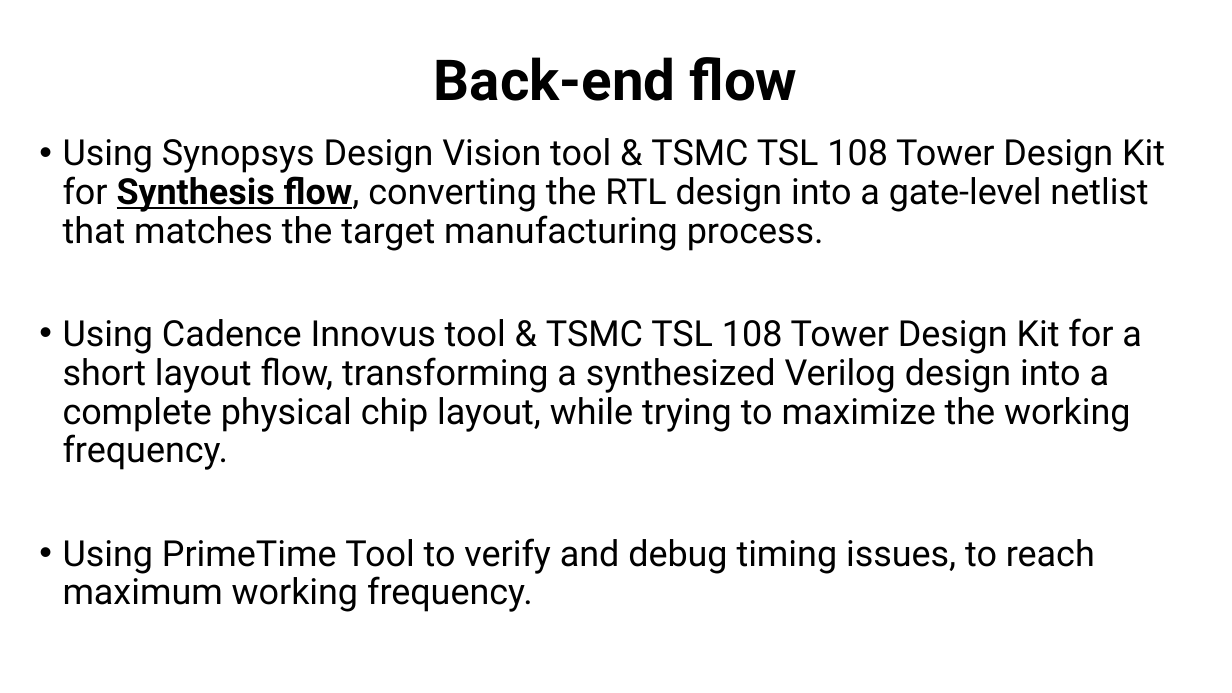
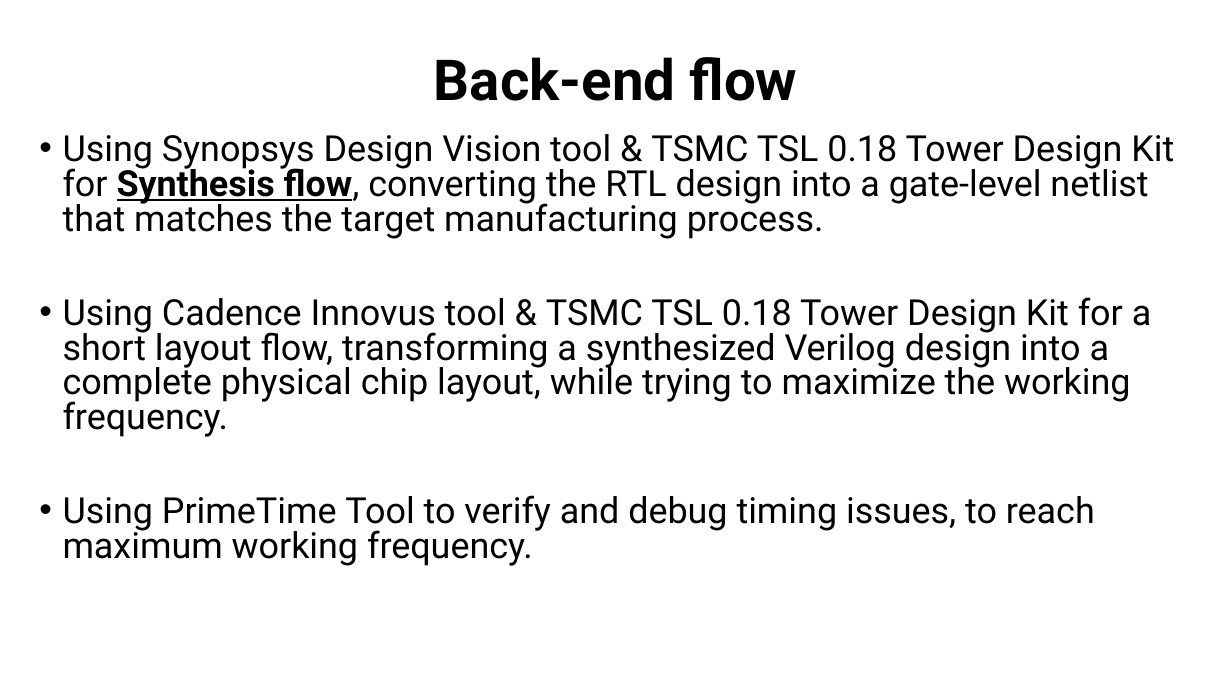
Before and after one commit to muhammad0bi/044169_project_B, a slide deck: slide 14 of Presintaions and Reports/Final presentaion VLSI project 7880.pptx. Drawn at 1232x693 pixels with LibreOffice and Linux fonts; fonts in the diff are those of the drawing. Boxes give left, top, right and bottom in pixels: in the first picture for what was removed or moved away, otherwise in the second. Text is boxed around its words. In the diff, an @@ line names an element or a change of style, - is before the commit and + after.

```diff
--- a/Presintaions and Reports/Final presentaion VLSI project 7880.pptx
+++ b/Presintaions and Reports/Final presentaion VLSI project 7880.pptx
@@ text at <box>63,134,1174,437</box>: text changed @@
-• Using Synopsys Design Vision tool & TSMC TSL 108 Tower Design Kit for Synthesis flow, converting the RTL design into a gate-level netlist that matches the target manufacturing process.
-• Using Cadence Innovus tool & TSMC TSL 108 Tower Design Kit for a short layout flow, transforming a synthesized Verilog design into a complete physical chip layout, while trying to maximize the working frequency.
+• Using Synopsys Design Vision tool & TSMC TSL 0.18 Tower Design Kit for Synthesis flow, converting the RTL design into a gate-level netlist that matches the target manufacturing process.
+• Using Cadence Innovus tool & TSMC TSL 0.18 Tower Design Kit for a short layout flow, transforming a synthesized Verilog design into a complete physical chip layout, while trying to maximize the working frequency.
@@ text at <box>63,495,1095,566</box>: line spacing 0.9 to 0.8 @@
```
Also in this commit, not shown: 4 other slides changed, 2 other files.
